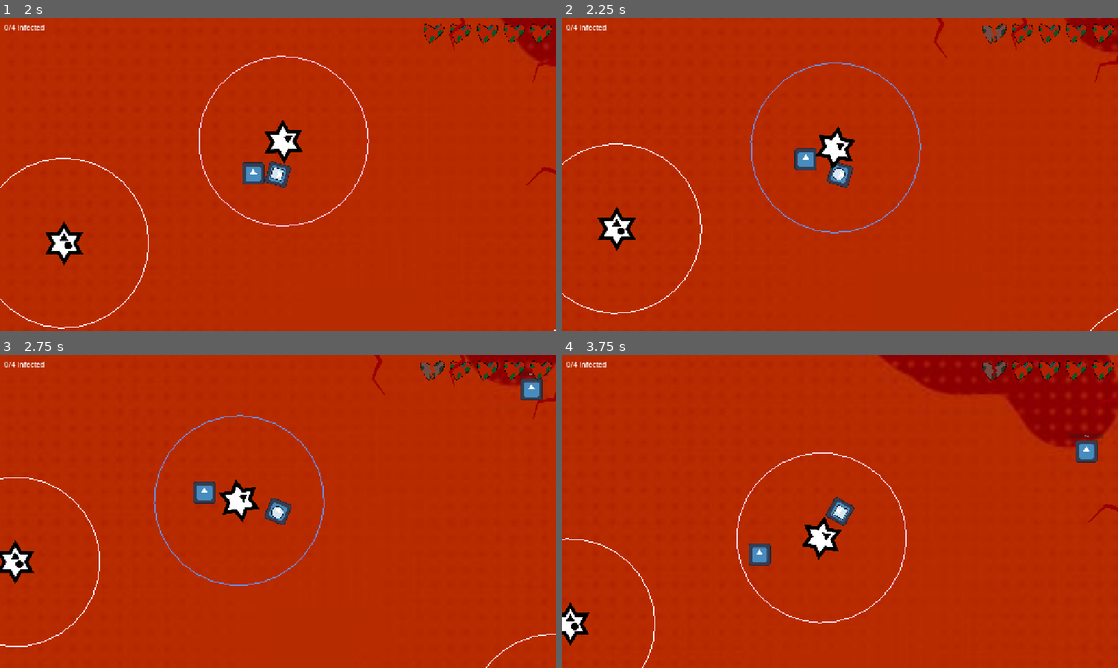
Above: before the commit, frames 1-4 (two rows, left to right).
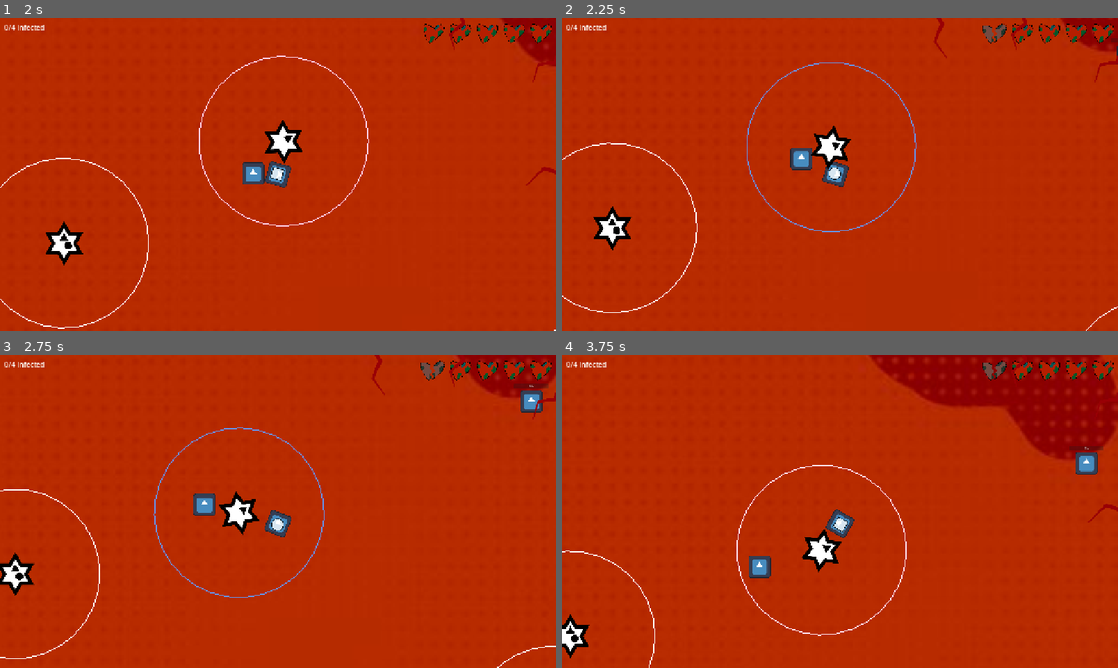
Above: after the commit, the same moments.

Repository: MarkusSecundus/GlobalJam_2026
Game: Godot game, scene res://maps/test_map.tscn
Same seed, same stepped clock (60 frames per second), same inputs: the game is played once before the commit and once after it. The engine's default icon, where the game draws it, is replaced by a stand-in: a white triangle on a blue panel in a dark square.
Inputs:
- Up to frame 1 (2 s): hold D (Right) 0.53-1.28 s; tap 1 (Mask1) at 0.6 s; hold S (Down) from 1.28 s (still down); tap 2 (Mask2) at 1.35 s
- Up to frame 2 (2.25 s): release S (Down) at 2.03 s; hold D (Right) from 2.03 s (still down); tap 3 (Mask3) at 2.1 s
- Up to frame 3 (2.75 s): keep holding D (Right)
- Up to frame 4 (3.75 s): release D (Right) at 2.78 s; hold W (Up) 2.78-3.53 s; tap 1 (Mask1) at 2.85 s; hold A (Left) from 3.53 s (still down); tap 2 (Mask2) at 3.6 s

Frame 1 is identical in both runs. In frame 2, 2.2% of the frame differs, in the area x 0-100%, y 0-100%; in frame 3, 3.9%; in frame 4, 4.6%.
Error after the commit: Assertion failed. (res://scripts/util/dialog_system/dialog_custom_actions/FaderSingleton.gd:7)

Commit message:
add hurt + death effects

Diff:
--- a/maps/test_map.tscn
+++ b/maps/test_map.tscn
@@ -15,6 +15,7 @@
 [ext_resource type="Script" uid="uid://drunnu1gxn230" path="res://scripts/util/dialog_system/DialogCoroutine.gd" id="11_fpxlb"]
 [ext_resource type="Script" uid="uid://ubonts5hn7fi" path="res://scripts/util/dialog_system/dialog_custom_actions/DialogAction_Fader.gd" id="12_u8v7t"]
 [ext_resource type="PackedScene" uid="uid://bwc1cyl16dnxq" path="res://ui/pause_dialog.tscn" id="15_ad6p3"]
+[ext_resource type="PackedScene" uid="uid://dxl75w7exbnhh" path="res://ui/death_screen.tscn" id="16_qnwwd"]
 
 [sub_resource type="RectangleShape2D" id="RectangleShape2D_b71ab"]
 size = Vector2(128, 127)
@@ -296,3 +297,8 @@
 [node name="CanvasLayer3" type="CanvasLayer" parent="." unique_id=2128737819]
 
 [node name="PauseDialog" parent="CanvasLayer3" unique_id=1907803477 instance=ExtResource("15_ad6p3")]
+
+[node name="CanvasLayer4" type="CanvasLayer" parent="." unique_id=1188345117]
+
+[node name="DeathDialog" parent="CanvasLayer4" unique_id=558535312 instance=ExtResource("16_qnwwd")]
+visible = false
--- a/prefabs/player.tscn
+++ b/prefabs/player.tscn
@@ -24,7 +24,6 @@
 [sub_resource type="Animation" id="Animation_r66lb"]
 resource_name = "player_hit_screenshake"
 length = 0.76666665
-loop_mode = 1
 tracks/0/type = "value"
 tracks/0/imported = false
 tracks/0/enabled = true
--- a/scripts/GameState.gd
+++ b/scripts/GameState.gd
@@ -12,15 +12,26 @@
 func _process(delta: float) -> void:
 	player_hit_cooldown = max(0.0, player_hit_cooldown - delta)
 
+
+func find_player()->Player: return NodeUtils.get_descendant_of_type(get_tree().root, Player) as Player
+func find_death_effect()->DeathEffect: return NodeUtils.get_descendant_of_type(get_tree().root, DeathEffect) as DeathEffect
+
 func player_hit() -> void:
 	if player_hit_cooldown > 0.0:
 		return
 
+
 	player_hp -= 1;
 	player_hit_cooldown = GameState.PLAYER_HIT_COOLDOWN_SEC
 
+
 	if player_hp <= 0:
 		print("ur ded")
+		var death_effect:= find_death_effect()
+		if death_effect: death_effect.do_start()
+	else:
+		var player := find_player()
+		if player: player.do_hurth_effect()
 
 func player_gain_hp() -> void:
 	if player_hp < Game.MAX_PLAYER_HP:
--- a/scripts/player/player.gd
+++ b/scripts/player/player.gd
@@ -68,3 +68,6 @@
 	direction *= PLAYER_SPEED
 
 	linear_velocity = linear_velocity.lerp(direction, sqrt(delta))
+
+func do_hurth_effect()->void:
+	$Camera2D/AnimationPlayer.play("player_hit_screenshake")
--- /dev/null
+++ b/scripts/ui/death_dialog.gd
@@ -0,0 +1,9 @@
+class_name DeathEffect
+extends CanvasItem
+
+func _ready() -> void:
+	self.visible = false
+
+func do_start()->void:
+	self.visible = true
+	$AnimationPlayer.play("death_effect")
--- a/ui/death_screen.tscn
+++ b/ui/death_screen.tscn
@@ -1,15 +1,157 @@
 [gd_scene format=3 uid="uid://dxl75w7exbnhh"]
 
-[ext_resource type="Script" uid="uid://cwfg7dqqtia5f" path="res://scripts/ui/pause_menu.gd" id="1_dswlw"]
+[ext_resource type="Script" uid="uid://bykmwr025l7ps" path="res://scripts/ui/death_dialog.gd" id="1_h4ie6"]
 [ext_resource type="Script" uid="uid://oftyspnf0fd3" path="res://scripts/util/dialog_system/DialogSystem.gd" id="2_h4ie6"]
+[ext_resource type="Script" uid="uid://b6mpur0kf6yqe" path="res://scripts/util/dialog_system/dialog_custom_actions/FaderSingleton.gd" id="2_ynprq"]
 [ext_resource type="Script" uid="uid://drunnu1gxn230" path="res://scripts/util/dialog_system/DialogCoroutine.gd" id="3_ynprq"]
 [ext_resource type="Script" uid="uid://ubonts5hn7fi" path="res://scripts/util/dialog_system/dialog_custom_actions/DialogAction_Fader.gd" id="4_usilr"]
+[ext_resource type="Script" uid="uid://dmebdwqya2keo" path="res://scripts/util/dialog_system/dialog_custom_actions/DialogAction_QuitGame.gd" id="5_dswlw"]
 [ext_resource type="Script" uid="uid://dfavgujxe6882" path="res://scripts/util/dialog_system/simple_actions/DialogActionTransitionScene.gd" id="5_jqi4p"]
+
+[sub_resource type="Gradient" id="Gradient_eb1j1"]
+offsets = PackedFloat32Array(0)
+colors = PackedColorArray(0, 0, 0, 1)
+
+[sub_resource type="GradientTexture1D" id="GradientTexture1D_usilr"]
+gradient = SubResource("Gradient_eb1j1")
 
 [sub_resource type="Theme" id="Theme_dswlw"]
 default_font_size = 64
 
-[node name="PauseDialog" type="Control" unique_id=1907803477]
+[sub_resource type="Animation" id="Animation_h4ie6"]
+length = 0.001
+tracks/0/type = "value"
+tracks/0/imported = false
+tracks/0/enabled = true
+tracks/0/path = NodePath("GameOver_Lbl:modulate")
+tracks/0/interp = 1
+tracks/0/loop_wrap = true
+tracks/0/keys = {
+"times": PackedFloat32Array(0),
+"transitions": PackedFloat32Array(1),
+"update": 0,
+"values": [Color(0.84705883, 0.08627451, 0.08627451, 1)]
+}
+tracks/1/type = "value"
+tracks/1/imported = false
+tracks/1/enabled = true
+tracks/1/path = NodePath("GameOver_Lbl:scale")
+tracks/1/interp = 1
+tracks/1/loop_wrap = true
+tracks/1/keys = {
+"times": PackedFloat32Array(0),
+"transitions": PackedFloat32Array(1),
+"update": 0,
+"values": [Vector2(1, 1)]
+}
+tracks/2/type = "value"
+tracks/2/imported = false
+tracks/2/enabled = true
+tracks/2/path = NodePath("VBoxContainer:visible")
+tracks/2/interp = 1
+tracks/2/loop_wrap = true
+tracks/2/keys = {
+"times": PackedFloat32Array(0),
+"transitions": PackedFloat32Array(1),
+"update": 1,
+"values": [true]
+}
+tracks/3/type = "value"
+tracks/3/imported = false
+tracks/3/enabled = true
+tracks/3/path = NodePath("VBoxContainer:modulate:a")
+tracks/3/interp = 1
+tracks/3/loop_wrap = true
+tracks/3/keys = {
+"times": PackedFloat32Array(0),
+"transitions": PackedFloat32Array(1),
+"update": 1,
+"values": [1.0]
+}
+tracks/4/type = "value"
+tracks/4/imported = false
+tracks/4/enabled = true
+tracks/4/path = NodePath("Fader:modulate:a")
+tracks/4/interp = 1
+tracks/4/loop_wrap = true
+tracks/4/keys = {
+"times": PackedFloat32Array(0),
+"transitions": PackedFloat32Array(1),
+"update": 1,
+"values": [0.0]
+}
+
+[sub_resource type="Animation" id="Animation_dswlw"]
+resource_name = "death_effect"
+length = 4.0
+tracks/0/type = "value"
+tracks/0/imported = false
+tracks/0/enabled = true
+tracks/0/path = NodePath("VBoxContainer:visible")
+tracks/0/interp = 0
+tracks/0/loop_wrap = true
+tracks/0/keys = {
+"times": PackedFloat32Array(0, 1.0333333),
+"transitions": PackedFloat32Array(1, 1),
+"update": 1,
+"values": [false, true]
+}
+tracks/1/type = "value"
+tracks/1/imported = false
+tracks/1/enabled = true
+tracks/1/path = NodePath("VBoxContainer:modulate")
+tracks/1/interp = 2
+tracks/1/loop_wrap = true
+tracks/1/keys = {
+"times": PackedFloat32Array(0.033333335, 1.0666667, 3.7),
+"transitions": PackedFloat32Array(1, 1, 2.1435483),
+"update": 0,
+"values": [Color(1, 1, 1, 0), Color(1, 1, 1, 0), Color(1, 1, 1, 1)]
+}
+tracks/2/type = "value"
+tracks/2/imported = false
+tracks/2/enabled = true
+tracks/2/path = NodePath("GameOver_Lbl:modulate")
+tracks/2/interp = 2
+tracks/2/loop_wrap = true
+tracks/2/keys = {
+"times": PackedFloat32Array(0.033333335, 1.5, 2.4333334),
+"transitions": PackedFloat32Array(1, 1, 1),
+"update": 0,
+"values": [Color(0.84705883, 0.08627451, 0.08627451, 0), Color(0.84705883, 0.08627451, 0.08627451, 1), Color(0.6539245, 0.050155446, 0.05264318, 1)]
+}
+tracks/3/type = "value"
+tracks/3/imported = false
+tracks/3/enabled = true
+tracks/3/path = NodePath("GameOver_Lbl:scale")
+tracks/3/interp = 2
+tracks/3/loop_wrap = true
+tracks/3/keys = {
+"times": PackedFloat32Array(0, 2),
+"transitions": PackedFloat32Array(1, 0.074325606),
+"update": 0,
+"values": [Vector2(0.4, 0.4), Vector2(1, 1)]
+}
+tracks/4/type = "value"
+tracks/4/imported = false
+tracks/4/enabled = true
+tracks/4/path = NodePath("Fader:modulate:a")
+tracks/4/interp = 1
+tracks/4/loop_wrap = true
+tracks/4/keys = {
+"times": PackedFloat32Array(0, 1.1),
+"transitions": PackedFloat32Array(1, 1),
+"update": 0,
+"values": [0.0, 0.5]
+}
+
+[sub_resource type="AnimationLibrary" id="AnimationLibrary_h4ie6"]
+_data = {
+&"RESET": SubResource("Animation_h4ie6"),
+&"death_effect": SubResource("Animation_dswlw")
+}
+
+[node name="DeathDialog" type="Control" unique_id=1907803477]
 process_mode = 3
 layout_mode = 3
 anchors_preset = 15
@@ -17,7 +159,23 @@
 anchor_bottom = 1.0
 grow_horizontal = 2
 grow_vertical = 2
-script = ExtResource("1_dswlw")
+script = ExtResource("1_h4ie6")
+
+[node name="Fader" type="TextureRect" parent="." unique_id=1888332029]
+modulate = Color(1, 1, 1, 0)
+z_index = 4096
+z_as_relative = false
+layout_mode = 1
+anchors_preset = -1
+anchor_right = 1.0090001
+anchor_bottom = 1.0
+offset_right = 0.631958
+focus_behavior_recursive = 1
+mouse_filter = 2
+mouse_behavior_recursive = 1
+texture = SubResource("GradientTexture1D_usilr")
+expand_mode = 1
+script = ExtResource("2_ynprq")
 
 [node name="VBoxContainer" type="VBoxContainer" parent="." unique_id=1599379369]
 layout_mode = 1
@@ -37,6 +195,26 @@
 layout_mode = 2
 text = "RETURN TO MAIN MENU"
 
+[node name="Button_quit" type="Button" parent="VBoxContainer" unique_id=403581975]
+layout_mode = 2
+text = "RAGEQUIT"
+
+[node name="GameOver_Lbl" type="RichTextLabel" parent="." unique_id=459232672]
+modulate = Color(0.84705883, 0.08627451, 0.08627451, 1)
+layout_mode = 1
+anchors_preset = -1
+anchor_right = 1.0
+anchor_bottom = 0.022000002
+offset_left = 96.0
+offset_top = 88.0
+offset_right = -72.0
+offset_bottom = 288.16
+pivot_offset_ratio = Vector2(0.5, 0.7)
+theme = SubResource("Theme_dswlw")
+text = "GAME OVER"
+horizontal_alignment = 1
+vertical_alignment = 1
+
 [node name="FadeAction" type="Node" parent="." unique_id=1436554725]
 script = ExtResource("2_h4ie6")
 
@@ -54,19 +232,22 @@
 script = ExtResource("5_jqi4p")
 destination_string = "res://ui/main_menu.tscn"
 
-[node name="RichTextLabel" type="RichTextLabel" parent="." unique_id=459232672]
-modulate = Color(0.84705883, 0.08627451, 0.08627451, 1)
-layout_mode = 1
-anchors_preset = -1
-anchor_right = 1.006
-anchor_bottom = 0.022000002
-offset_top = 96.0
-offset_right = 0.3199463
-offset_bottom = 296.16
-theme = SubResource("Theme_dswlw")
-text = "GAME OVER"
-horizontal_alignment = 1
-vertical_alignment = 1
-
-[connection signal="pressed" from="VBoxContainer/Button_return" to="." method="_on_button_return_pressed"]
+[node name="Fn_Ragequit" type="Node" parent="FadeAction" unique_id=1872692210]
+script = ExtResource("3_ynprq")
+
+[node name="FadeIn" type="Node" parent="FadeAction/Fn_Ragequit" unique_id=1291685733]
+script = ExtResource("4_usilr")
+end_alpha = 1.0
+duration_seconds = 1.0
+ease = 1
+transition = 1
+
+[node name="Transition" type="Node" parent="FadeAction/Fn_Ragequit" unique_id=920371754]
+script = ExtResource("5_dswlw")
+exit_code = 42
+
+[node name="AnimationPlayer" type="AnimationPlayer" parent="." unique_id=382037135]
+libraries/ = SubResource("AnimationLibrary_h4ie6")
+
 [connection signal="pressed" from="VBoxContainer/Button_return" to="FadeAction/Fn_Return" method="run_dialog"]
+[connection signal="pressed" from="VBoxContainer/Button_quit" to="FadeAction/Fn_Ragequit" method="run_dialog"]
Not shown, added: scripts/ui/death_dialog.gd.uid
